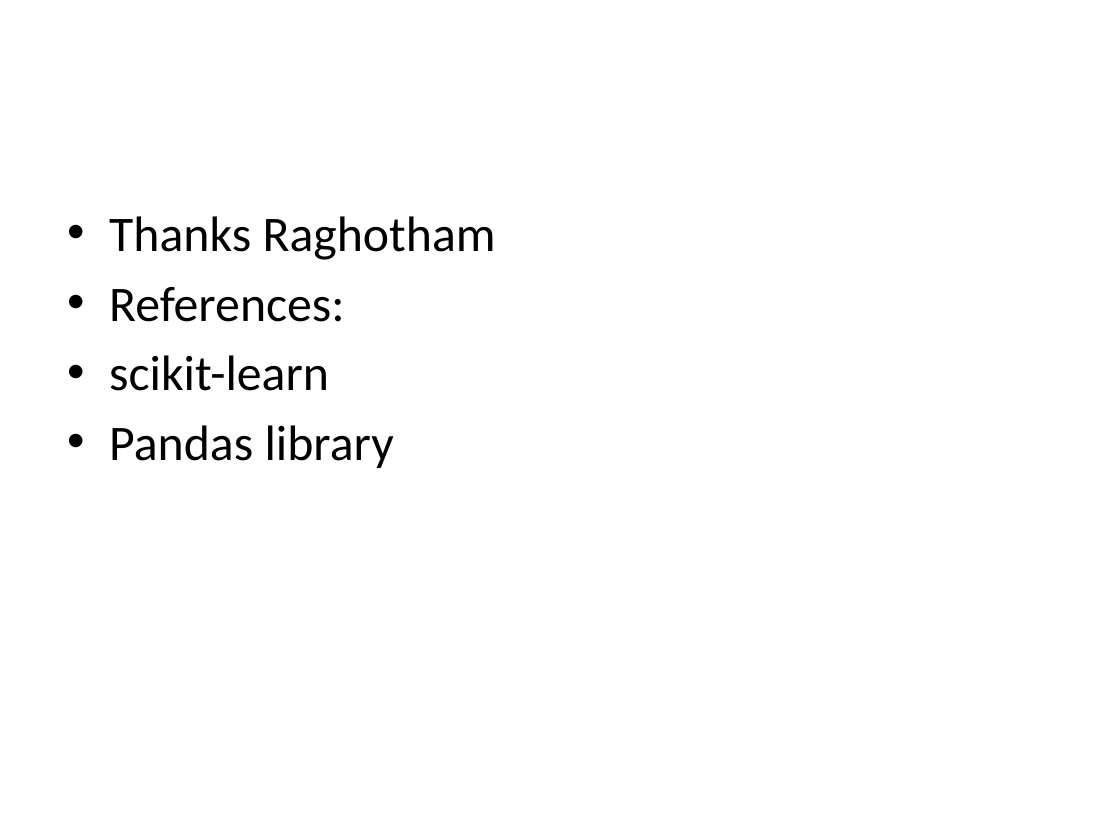
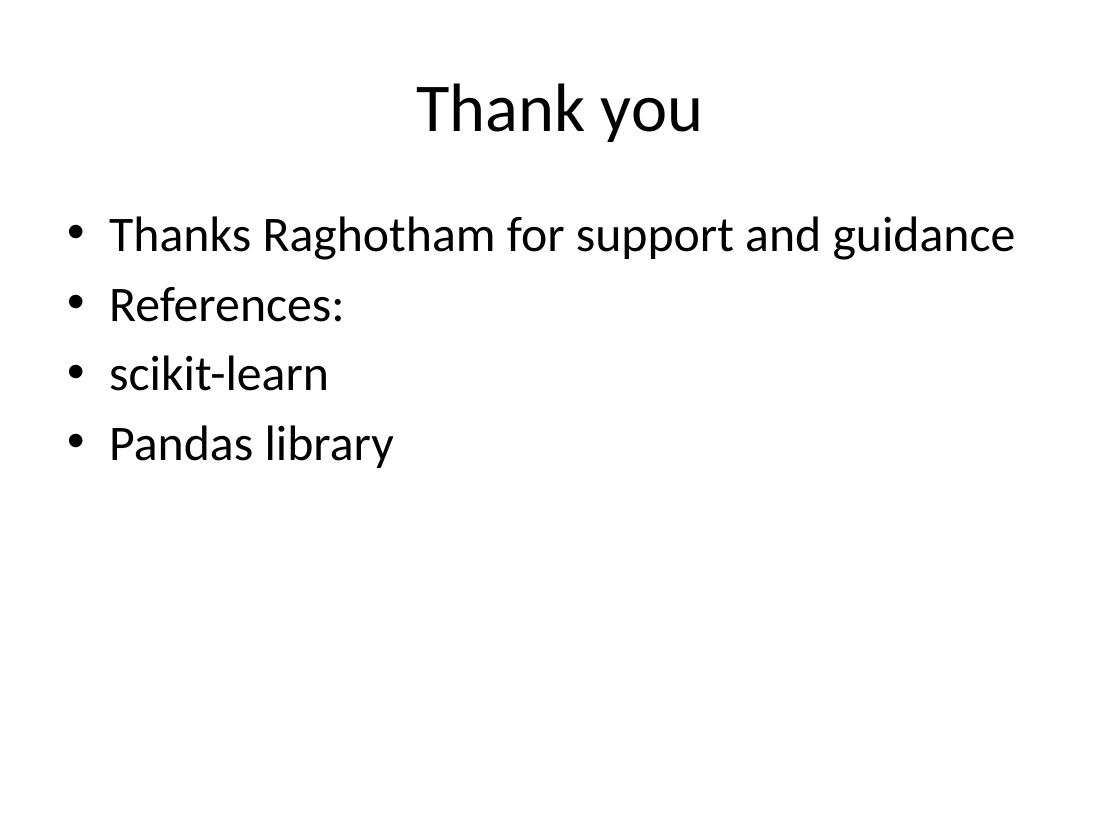
Before and after one commit to SoundaryaViji/capstone_project, a slide deck: slide 11 of FinalPresentation.pptx (slide 10 before the commit). Drawn at 1120x840 pixels with LibreOffice and Linux fonts; fonts in the diff are those of the drawing. Boxes give left, top, right and bottom in pixels: in the first picture for what was removed or moved away, otherwise in the second. Text is boxed around its words. In the diff, an @@ line names an element or a change of style, - is before the commit and + after.

```diff
--- a/FinalPresentation.pptx
+++ b/FinalPresentation.pptx
@@ title added at [416, 83, 703, 142], 44 pt, text #000000 @@
+Thank you
@@ text at [109, 216, 1016, 260]: text changed @@
-• Thanks Raghotham
+• Thanks Raghotham for support and guidance
```
Also in this commit, not shown: 8 other slides changed, 1 slide added, 2 other files.
